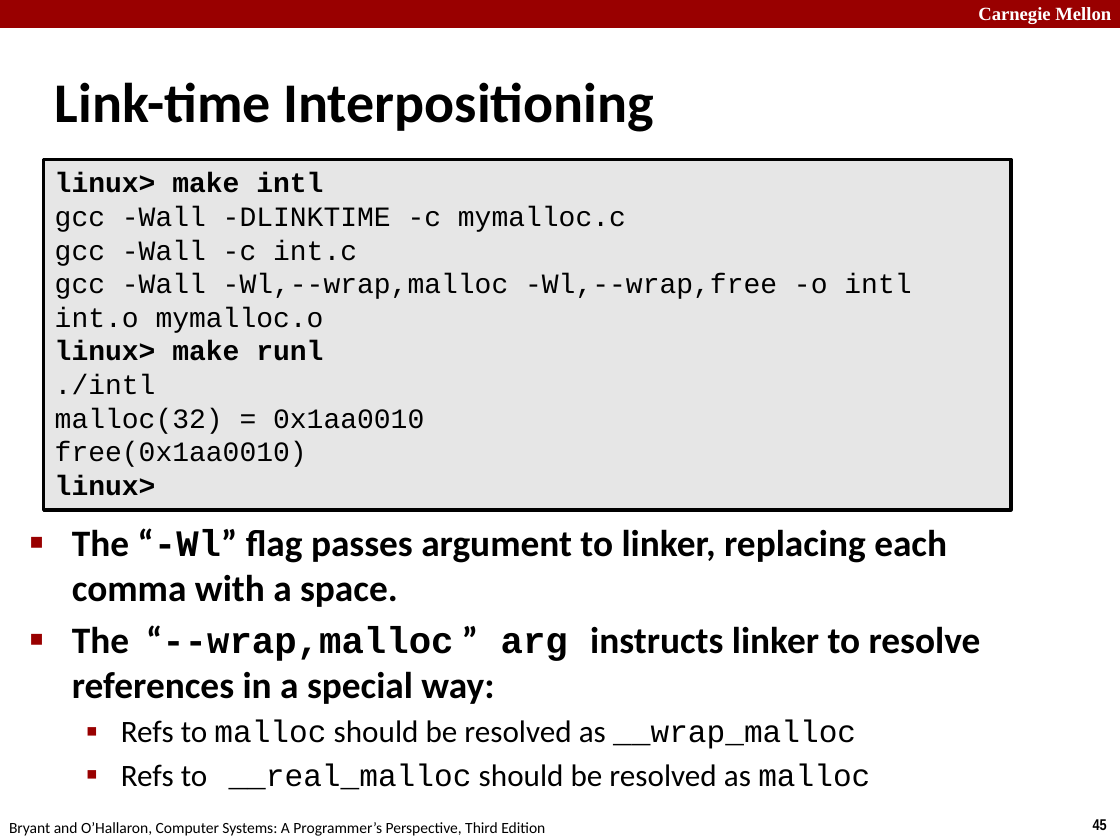
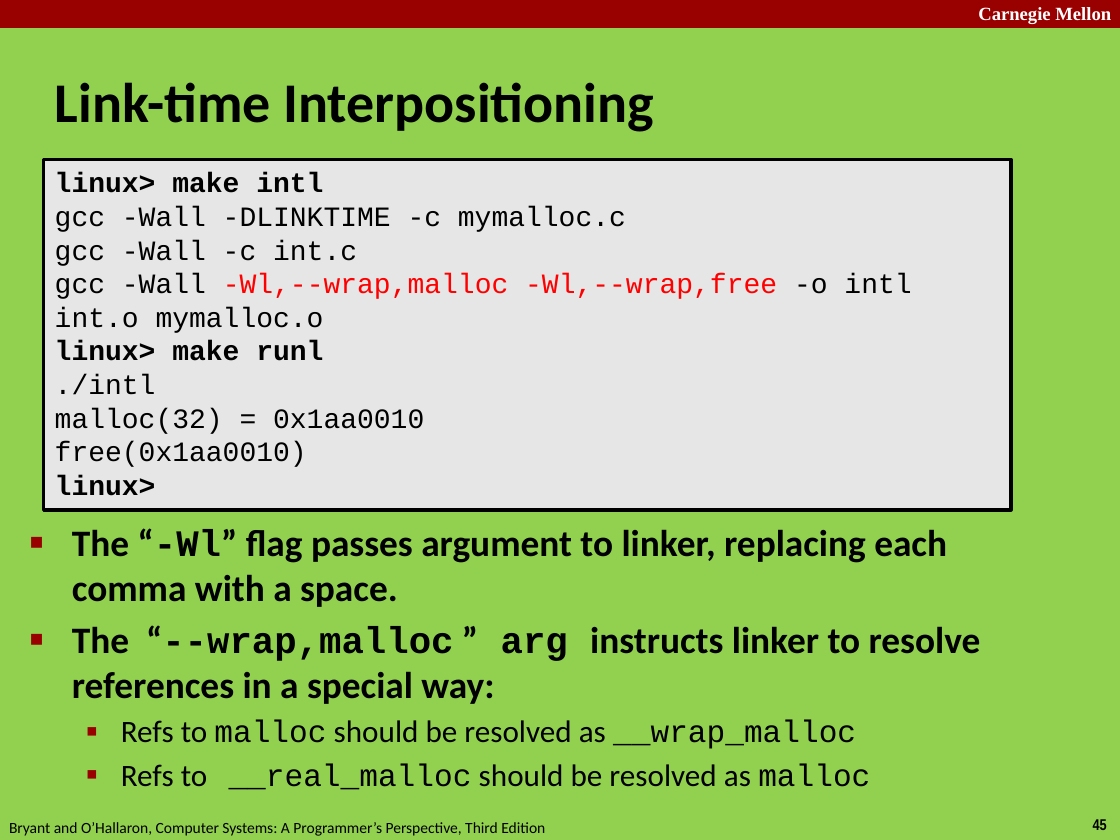
Before and after one commit to judy-shang/Learn-Web-Hacking, a slide deck: slide 45 of learning note/CSAPP-ppt/13-linking.pptx. Drawn at 1120x840 pixels with LibreOffice and Linux fonts; fonts in the diff are those of the drawing. Boxes give left, top, right and bottom in pixels: in the first picture for what was removed or moved away, otherwise in the second. Text is boxed around its words. In the diff, an @@ line names an element or a change of style, - is before the commit and + after.

```diff
--- a/learning note/CSAPP-ppt/13-linking.pptx
+++ b/learning note/CSAPP-ppt/13-linking.pptx
@@ background #FFFFFF to #92D050 @@
@@ text in rectangle at <box>55,273,911,333</box>: text colour #000000 to #FF0000 in "-Wl,--wrap,malloc -Wl,--wrap,free" @@
```
Also in this commit, not shown: 8 other slides changed, 3 other files.
